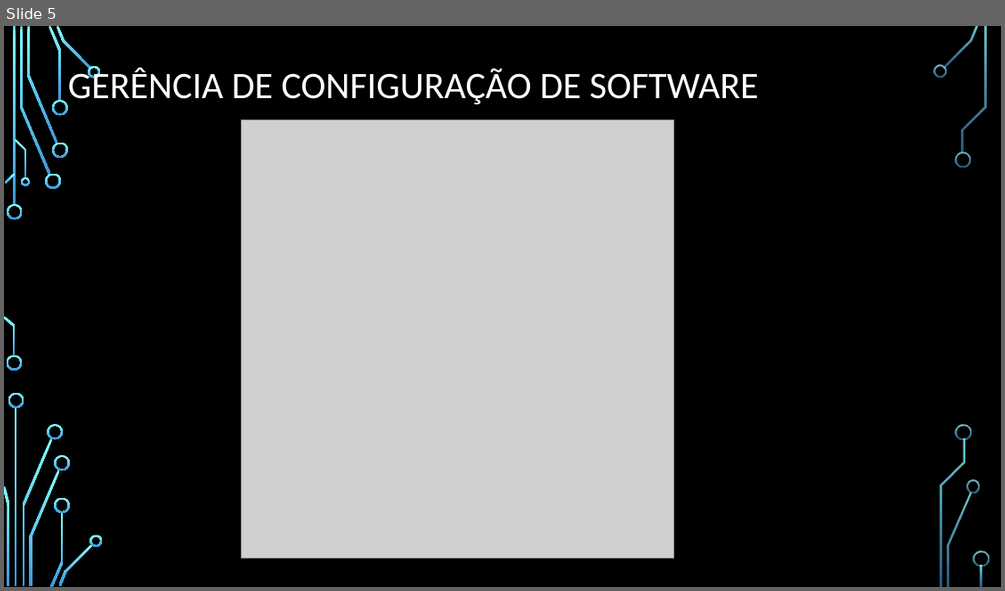
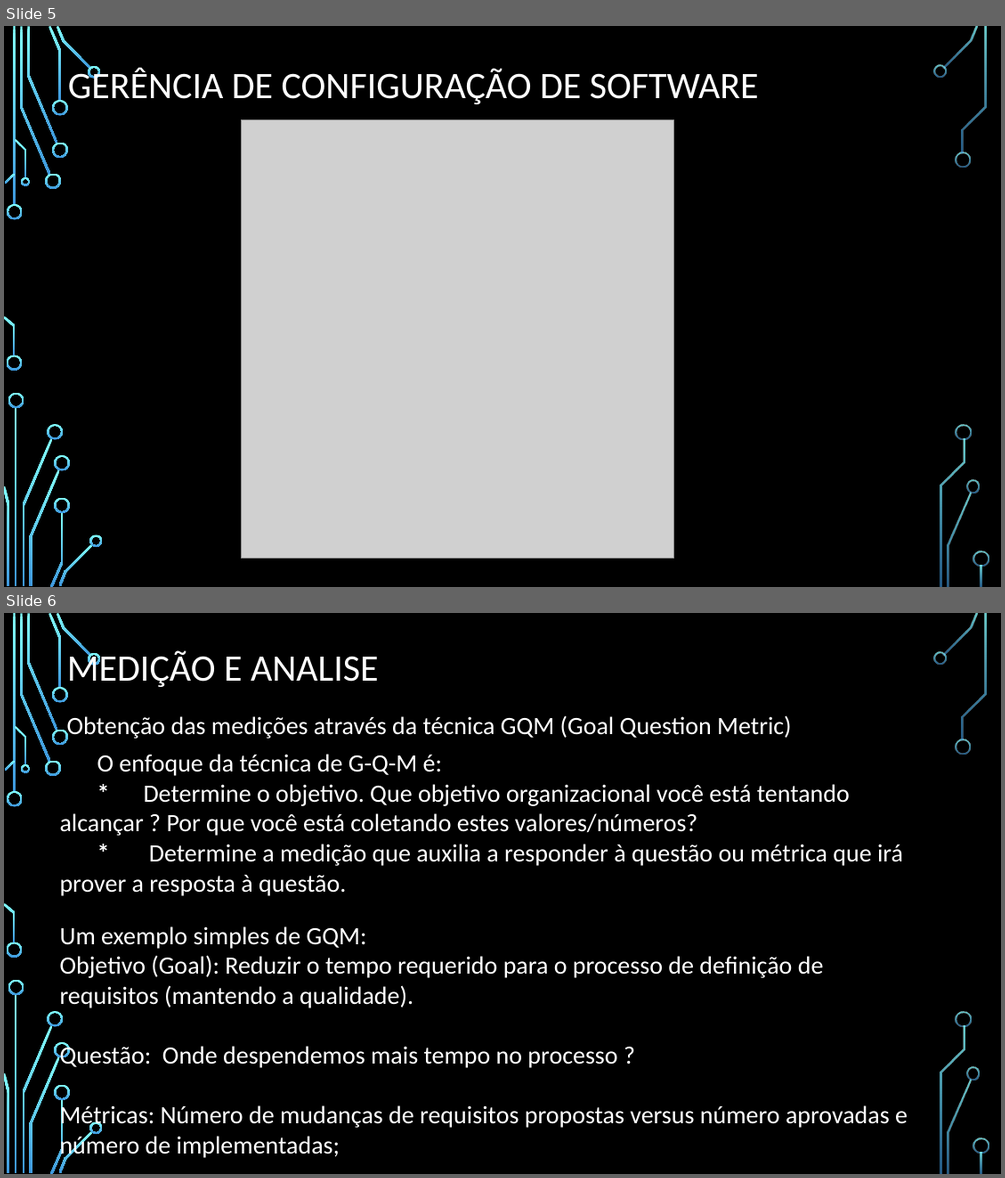
Before and after one commit to DeniseCruz/GerenciaConfig, a slide deck: MedicaoMetricas.pptx. Shown one above the other, each under a label of ours: slide 5 before the commit, slides 5 and 6 after it. The pictures are 1005x591 and 1005x1178 pixels, drawn with LibreOffice and Linux fonts; fonts in the diff are those of the drawing; grey boxes stand for pictures; background and template pictures are left out. Boxes give left, top, right and bottom in pixels: in the first picture for what was removed or moved away, otherwise in the second. Text is boxed around its words. In the diff, an @@ line names an element or a change of style, - is before the commit and + after.

```diff
--- a/MedicaoMetricas.pptx
+++ b/MedicaoMetricas.pptx
@@ slide 6 added at [4,613,1001,1174], background picture (left out); not listed: 36 template elements that a slide beside it also shows @@
@@ title added at [67,649,379,687], 36 pt, text #FFFFFF @@
+MEDIÇÃO E ANALISE
@@ text added at [67,715,792,740], 24 pt, text #FFFFFF @@
+Obtenção das medições através da técnica GQM (Goal Question Metric)
@@ text added at [60,754,903,896], 24 pt, text #FFFFFF @@
+O enfoque da técnica de G-Q-M é:
+* Determine o objetivo. Que objetivo organizacional você está tentando alcançar ? Por que você está coletando estes valores/números?
+* Determine a medição que auxilia a responder à questão ou métrica que irá prover a resposta à questão.
@@ text added at [60,926,907,1159], 24 pt, text #FFFFFF @@
+Um exemplo simples de GQM:
+Objetivo (Goal): Reduzir o tempo requerido para o processo de definição de requisitos (mantendo a qualidade).
+Questão: Onde despendemos mais tempo no processo ?
+Métricas: Número de mudanças de requisitos propostas versus número aprovadas e número de implementadas;
```
Also in this commit, not shown: 3 other slides added, 1 slide removed.
